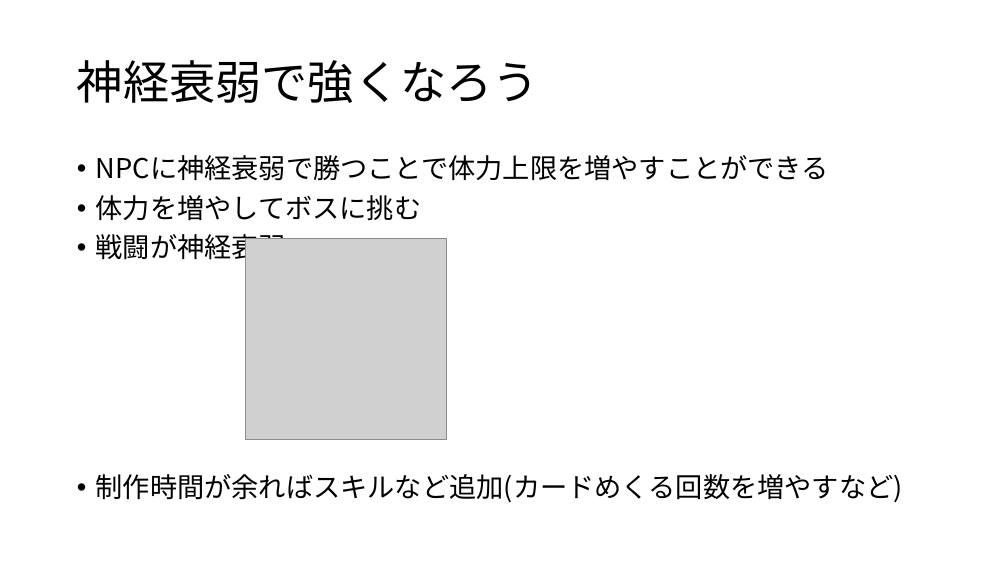
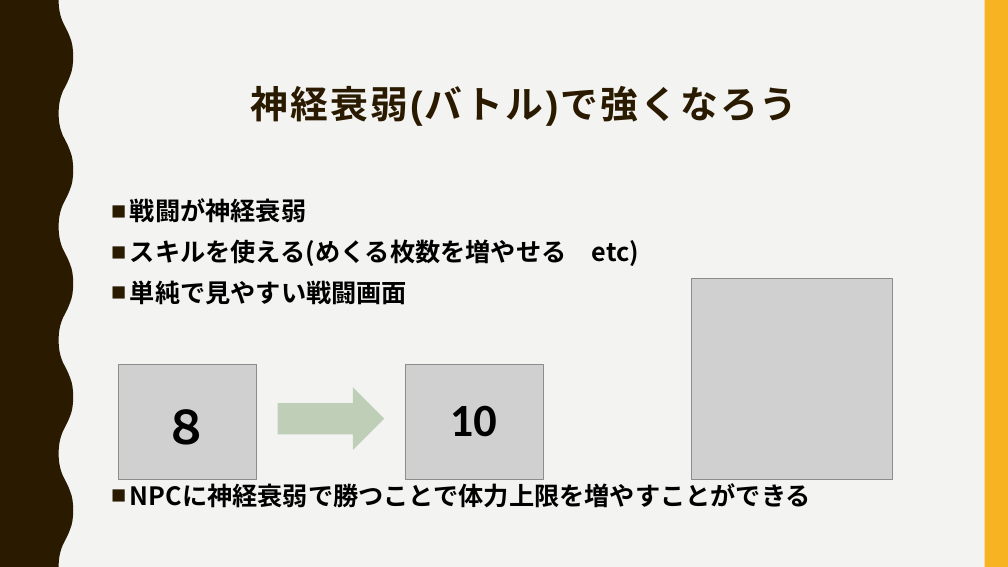
Before and after one commit to otowq/sologame, a slide deck: slide 3 of プレゼン.pptx (slide 2 before the commit). Drawn at 1008x567 pixels with LibreOffice and Linux fonts; fonts in the diff are those of the drawing; grey boxes stand for pictures. Boxes give left, top, right and bottom in pixels: in the first picture for what was removed or moved away, otherwise in the second. Text is boxed around its words. In the diff, an @@ line names an element or a change of style, - is before the commit and + after.

```diff
--- a/プレゼン.pptx
+++ b/プレゼン.pptx
@@ background #FFFFFF to #F3F3F2 @@
@@ freeform shape added at (0, 0, 73, 567), fill #2A1A00 @@
@@ rectangle added at (985, 0, 1008, 567), fill #F8B323 @@
@@ title "神経衰弱(バトル)で強くなろう" at (251, 86, 798, 126): vertical alignment middle to top @@
@@ title at (251, 86, 798, 126): text changed; size 44 to 36 pt; font Noto Sans CJK JP to Roboto Condensed; text colour #000000 to #2A1A00; bold on @@
-神経衰弱で強くなろう
+神経衰弱(バトル)で強くなろう
@@ text at (96, 195, 903, 503): paragraphs removed @@
-• 体力を増やしてボスに挑む
-• 戦闘が神経衰弱
-• 制作時間が余ればスキルなど追加(カードめくる回数を増やすなど)
@@ text "戦闘が神経衰弱": place and size @@
-text "戦闘が神経衰弱" at (96, 155, 903, 503)
+text "戦闘が神経衰弱" at (130, 198, 639, 305)
@@ text "戦闘が神経衰弱" at (130, 198, 639, 305): size 25.9 to 24 pt, bold on in "NPCに神経衰弱で勝つことで体力上限を増やすことができる"; bullet • to ■; line spacing 0.9 to 1.1; less space between paragraphs @@
@@ text at (130, 198, 639, 305): paragraphs added @@
+■ 戦闘が神経衰弱
+■ スキルを使える(めくる枚数を増やせる etc)
+■ 単純で見やすい戦闘画面
@@ picture: place and size @@
-picture at (245, 239, 446, 440)
+picture at (692, 278, 893, 479)
@@ picture added at (119, 364, 257, 479) @@
@@ right arrow added at (278, 387, 384, 450), fill #8CAA7E at 50% opacity @@
@@ picture added at (405, 365, 544, 480) @@
@@ text added at (164, 409, 210, 445), 44 pt, text #000000, bold @@
+８
@@ text added at (450, 405, 497, 437), 44 pt, text #000000, bold @@
+10
```
Also in this commit, not shown: 1 other slide changed, 2 slides added, 1 slide removed, 4 other files.
